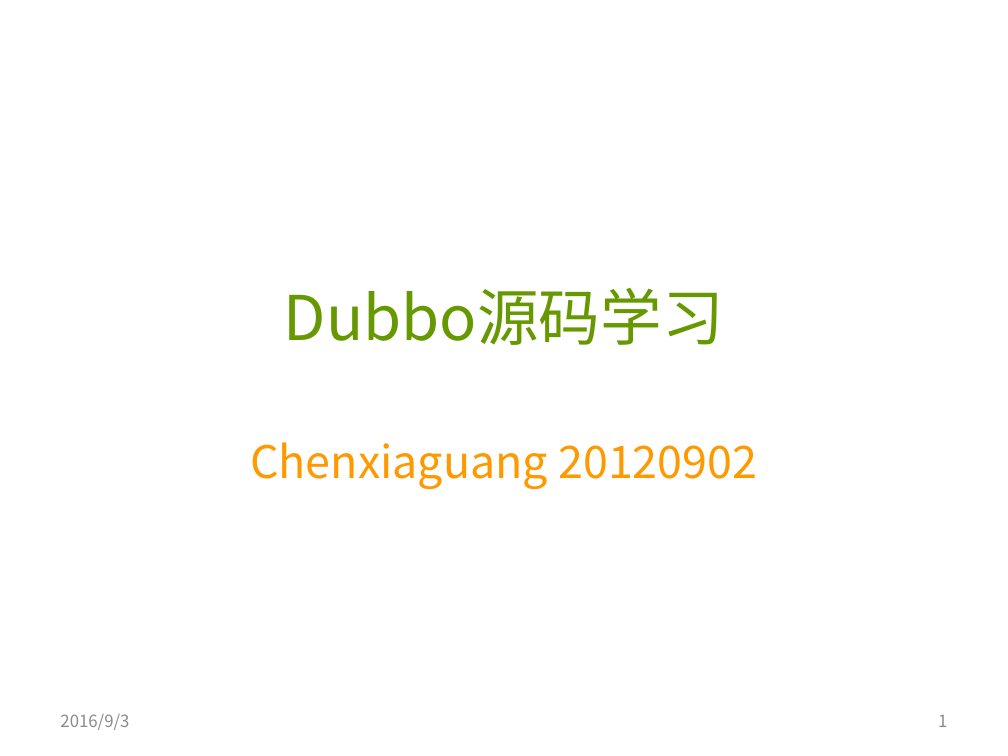
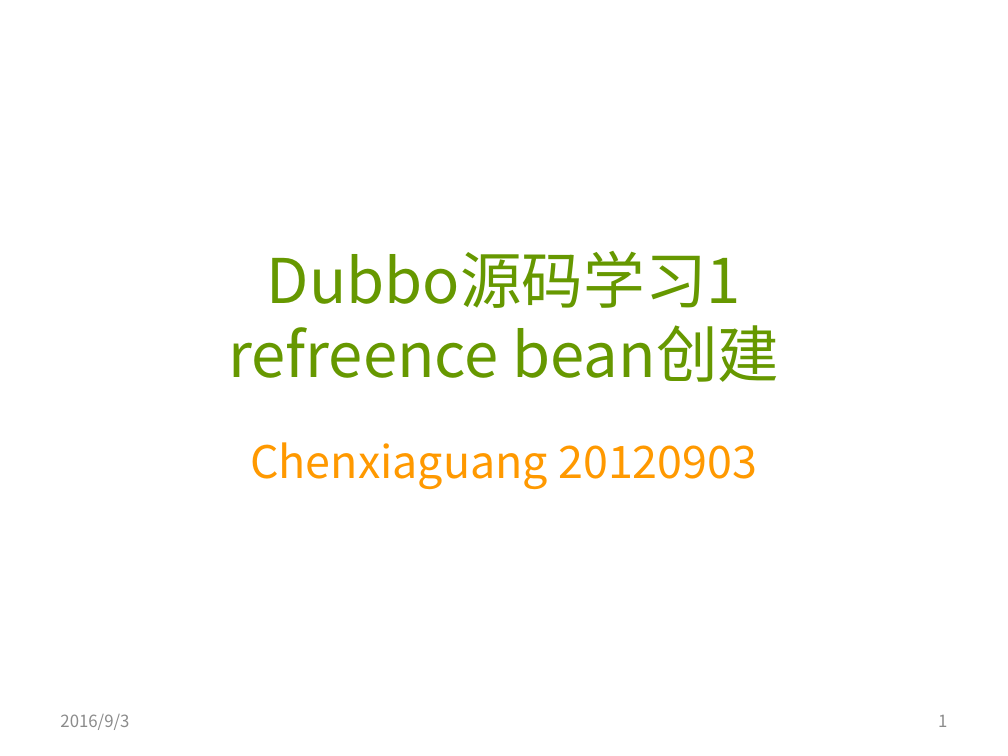
Before and after one commit to AmarRocks/demo, a slide deck: slide 1 of 04.dubbo_demo/document/dubbo源码分析1-refreence bean创建.pptx. Drawn at 1008x756 pixels with LibreOffice and Linux fonts; fonts in the diff are those of the drawing. Boxes give left, top, right and bottom in pixels: in the first picture for what was removed or moved away, otherwise in the second. Text is boxed around its words. In the diff, an @@ line names an element or a change of style, - is before the commit and + after.

Commit message:
dubbo src 学习文档

```diff
--- a/04.dubbo_demo/document/dubbo源码分析1-refreence bean创建.pptx
+++ b/04.dubbo_demo/document/dubbo源码分析1-refreence bean创建.pptx
@@ title at (228, 251, 780, 382): text changed @@
-Dubbo源码学习
+Dubbo源码学习1
+refreence bean创建
@@ subtitle at (250, 442, 757, 489): text changed @@
-Chenxiaguang 20120902
+Chenxiaguang 20120903
```
Also in this commit, not shown: 1 other file.
